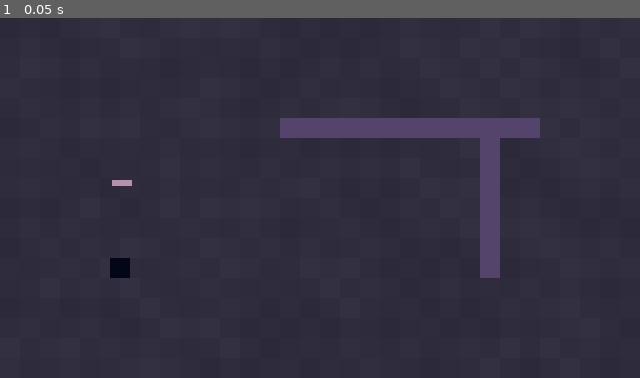
Above: before the commit, frame 1.
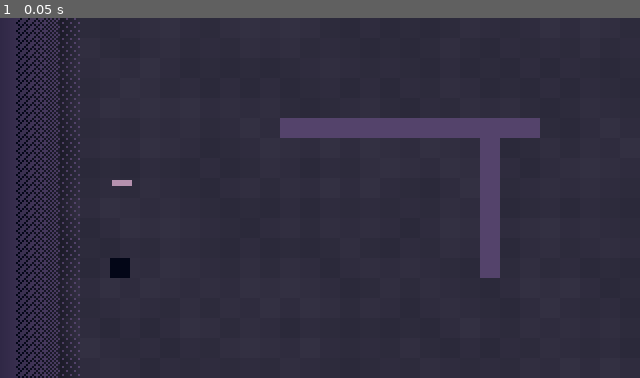
Above: after the commit, the same moment.

Repository: Aurif/Lightwave
Game: Godot game, scene res://scene.tscn
Same seed, same stepped clock (60 frames per second), same inputs: the game is played once before the commit and once after it.
Inputs:
- Up to frame 1 (0.05 s): no input

The runs differ from the first frame. In frame 1, 4.2% of the frame differs, in the area x 2-13%, y 0-100%.

Commit message:
Added wall sprite

Diff:
--- a/scene.tscn
+++ b/scene.tscn
@@ -1,20 +1,8 @@
-[gd_scene load_steps=8 format=4 uid="uid://cro2m5utrrmnf"]
+[gd_scene load_steps=10 format=4 uid="uid://cro2m5utrrmnf"]
 
 [ext_resource type="Texture2D" uid="uid://dt4vivryhhu2c" path="res://assets/sprites/white.png" id="1_ulcgi"]
 [ext_resource type="Script" uid="uid://j5eqxmva33y3" path="res://components/atm/random_pattern/random_pattern.gd" id="2_nxogm"]
-
-[sub_resource type="Gradient" id="Gradient_drvgu"]
-colors = PackedColorArray(0.20784314, 0.19215687, 0.26666668, 0, 0.16862746, 0.16078432, 0.22745098, 1)
-
-[sub_resource type="FastNoiseLite" id="FastNoiseLite_drvgu"]
-noise_type = 4
-frequency = 1.0
-
-[sub_resource type="NoiseTexture2D" id="NoiseTexture2D_ulcgi"]
-width = 320
-height = 180
-noise = SubResource("FastNoiseLite_drvgu")
-color_ramp = SubResource("Gradient_drvgu")
+[ext_resource type="Texture2D" uid="uid://228xusoviqnl" path="res://assets/sprites/base.png" id="3_3253y"]
 
 [sub_resource type="TileSetAtlasSource" id="TileSetAtlasSource_nxogm"]
 texture = ExtResource("1_ulcgi")
@@ -43,18 +31,25 @@
 tile_size = Vector2i(1, 1)
 sources/0 = SubResource("TileSetAtlasSource_nxogm")
 
+[sub_resource type="Gradient" id="Gradient_u3cyc"]
+colors = PackedColorArray(0.011764706, 0.023529412, 0.09019608, 1, 0, 0, 0, 0)
+
+[sub_resource type="GradientTexture2D" id="GradientTexture2D_m7jmp"]
+gradient = SubResource("Gradient_u3cyc")
+width = 25
+
+[sub_resource type="Gradient" id="Gradient_3253y"]
+colors = PackedColorArray(0.011764706, 0.023529412, 0.09019608, 1, 0.011764706, 0.023529412, 0.09019608, 0)
+
+[sub_resource type="GradientTexture2D" id="GradientTexture2D_u3cyc"]
+gradient = SubResource("Gradient_3253y")
+
 [node name="Node2D" type="Node2D"]
 
 [node name="ColorRect2" type="ColorRect" parent="."]
 offset_right = 320.0
 offset_bottom = 180.0
 color = Color(0.20784314, 0.19215687, 0.26666668, 1)
-
-[node name="TextureRect" type="TextureRect" parent="ColorRect2"]
-layout_mode = 0
-offset_right = 320.0
-offset_bottom = 180.0
-texture = SubResource("NoiseTexture2D_ulcgi")
 
 [node name="Line2D" type="Line2D" parent="."]
 texture_repeat = 2
@@ -90,6 +85,7 @@
 [node name="Pattern" type="Node" parent="TileMapLayer"]
 script = ExtResource("2_nxogm")
 alt_id_range = Vector2i(0, 4)
+pos_min = Vector2i(3, 0)
 pos_max = Vector2i(31, 17)
 forbidden_pairs = Array[Vector2i]([Vector2i(0, 4), Vector2i(1, 4), Vector2i(0, 3)])
 
@@ -106,3 +102,35 @@
 offset_right = 66.0
 offset_bottom = 84.0
 color = Color(0.70980394, 0.5686275, 0.68235296, 1)
+
+[node name="Base" type="Control" parent="."]
+layout_mode = 3
+anchors_preset = 0
+offset_right = 40.0
+offset_bottom = 180.0
+
+[node name="GradientBackground" type="TextureRect" parent="Base"]
+layout_mode = 0
+offset_left = 8.0
+offset_right = 40.0
+offset_bottom = 180.0
+texture = SubResource("GradientTexture2D_m7jmp")
+
+[node name="Pattern" type="NinePatchRect" parent="Base"]
+texture_filter = 1
+layout_mode = 0
+offset_right = 40.0
+offset_bottom = 180.0
+texture = ExtResource("3_3253y")
+region_rect = Rect2(0, 0, 36, 8)
+patch_margin_left = 32
+axis_stretch_horizontal = 1
+axis_stretch_vertical = 1
+
+[node name="GradientForeground" type="TextureRect" parent="Base"]
+modulate = Color(1, 1, 1, 0.7137255)
+layout_mode = 0
+offset_left = -24.0
+offset_right = 40.0
+offset_bottom = 180.0
+texture = SubResource("GradientTexture2D_u3cyc")
Binary file added: assets/sprites/base.png
Not shown, added: assets/sprites/base.png.import
